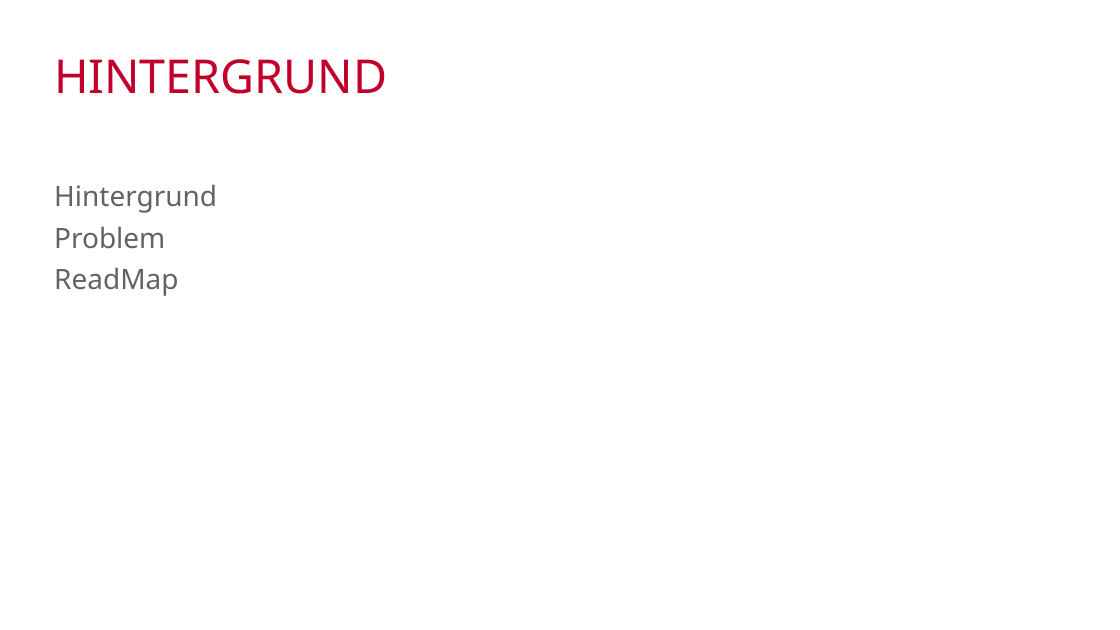
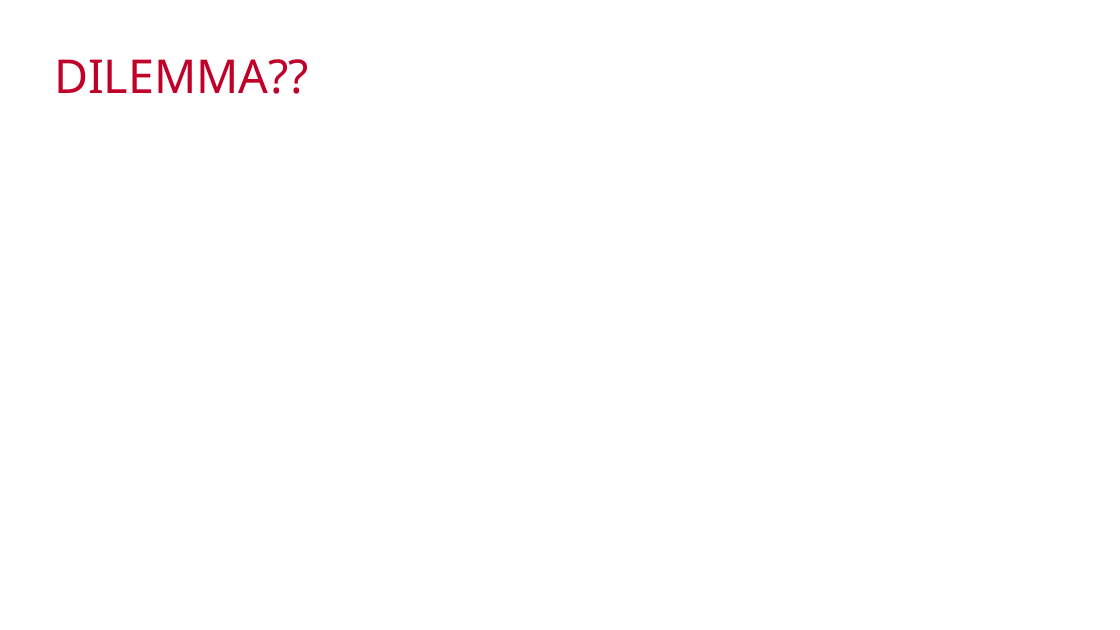
Before and after one commit to mawehl/BigData, a slide deck: slide 13 of CloudBurst_Wehle.pptx (slide 5 before the commit). Drawn at 1120x630 pixels with LibreOffice and Linux fonts; fonts in the diff are those of the drawing; background and template pictures are left out. Boxes give left, top, right and bottom in pixels: in the first picture for what was removed or moved away, otherwise in the second. Text is boxed around its words. In the diff, an @@ line names an element or a change of style, - is before the commit and + after.

```diff
--- a/CloudBurst_Wehle.pptx
+++ b/CloudBurst_Wehle.pptx
@@ title at <box>54,59,309,94</box>: text changed @@
-HINTERGRUND
+DILEMMA??
@@ subtitle removed at <box>54,184,217,296</box> @@
-Hintergrund
-Problem
-ReadMap
```
Also in this commit, not shown: 11 other slides changed, 3 slides added.
